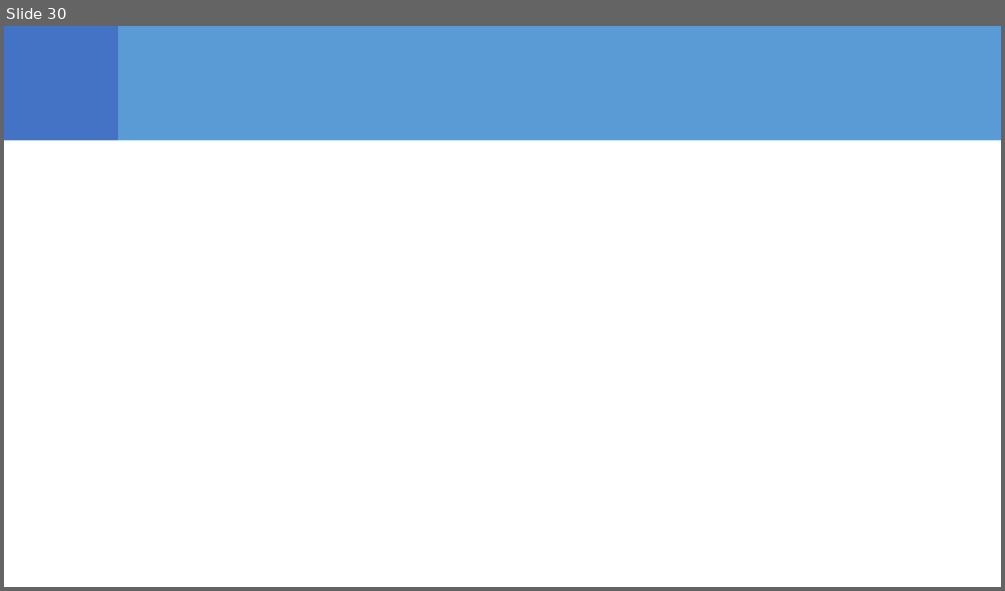
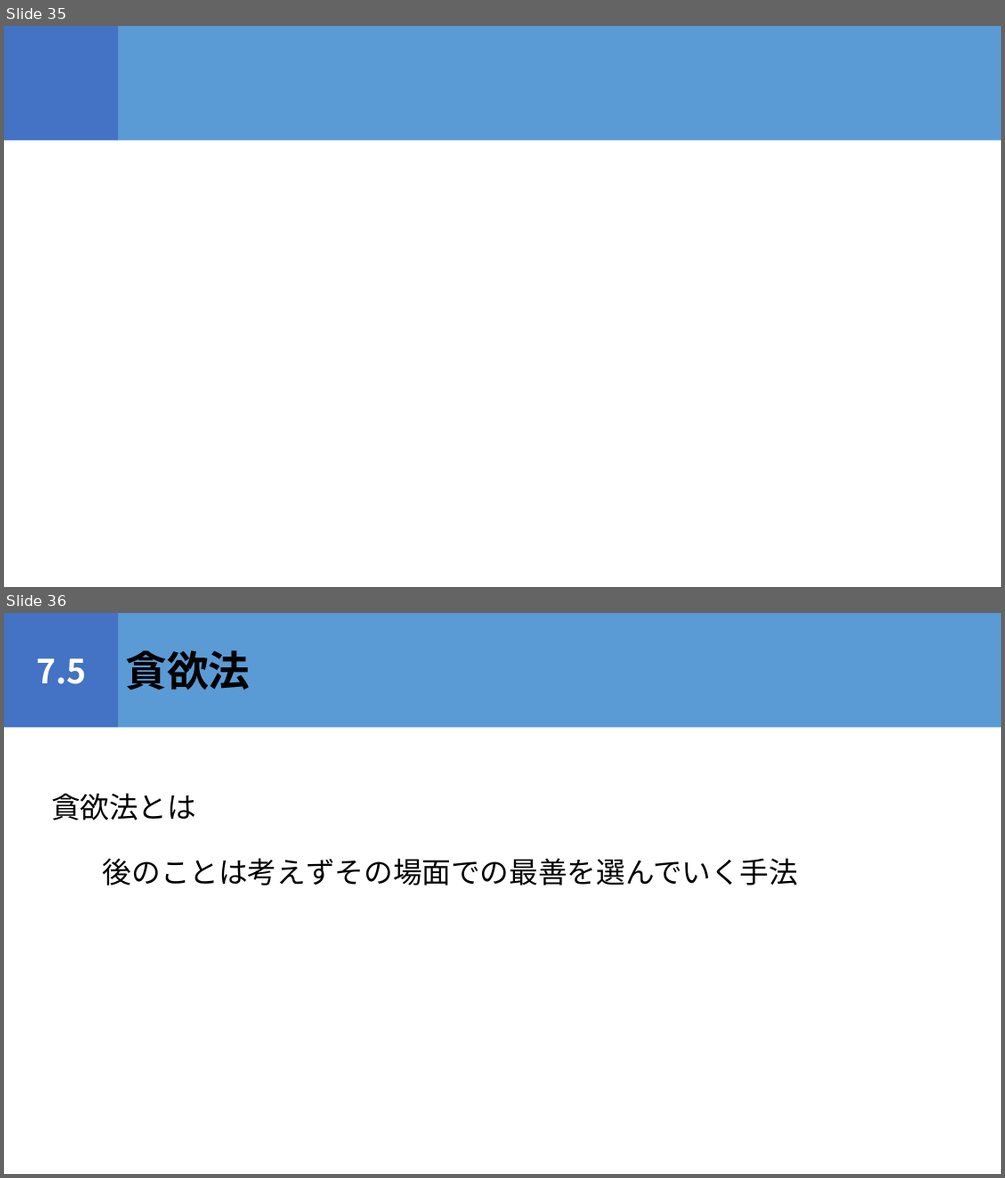
Before and after one commit to igeeeeee/triC_AtCoder_Beginners_Selection, a slide deck: ABS_勉強会.pptx. Shown one above the other, each under a label of ours: slide 30 before the commit, slides 35 and 36 after it. The pictures are 1005x591 and 1005x1178 pixels, drawn with LibreOffice and Linux fonts; fonts in the diff are those of the drawing. Boxes give left, top, right and bottom in pixels: in the first picture for what was removed or moved away, otherwise in the second. Text is boxed around its words. In the diff, an @@ line names an element or a change of style, - is before the commit and + after.

```diff
--- a/ABS_勉強会.pptx
+++ b/ABS_勉強会.pptx
@@ slide 36 added at bbox=[4, 613, 1001, 1174], background #FFFFFF @@
@@ rectangle added at bbox=[4, 613, 119, 728], fill #4472C4, 32 pt, text #FFFFFF, bold @@
+7.5
@@ rectangle added at bbox=[119, 613, 1001, 728], fill #5B9BD5, 40 pt, text #000000, bold @@
+貪欲法
@@ text added at bbox=[51, 793, 196, 820], 28 pt, text #000000 @@
+貪欲法とは
@@ text added at bbox=[103, 858, 798, 885], 28 pt, text #000000 @@
+後のことは考えずその場面での最善を選んでいく手法
@@ what was slide 30 is now slide 35 @@
```
Also in this commit, not shown: 5 other slides added, 2 other files.
